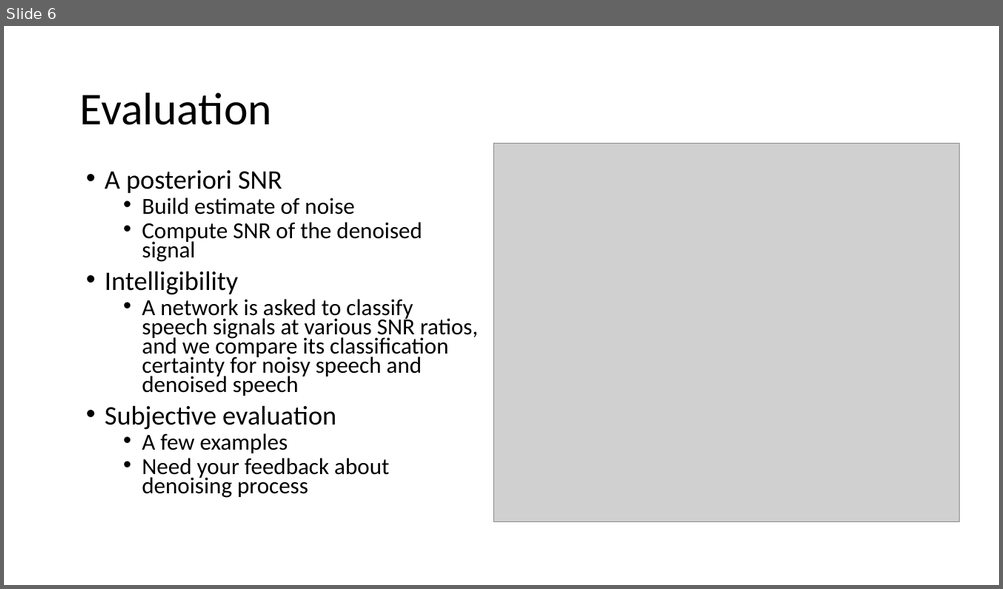
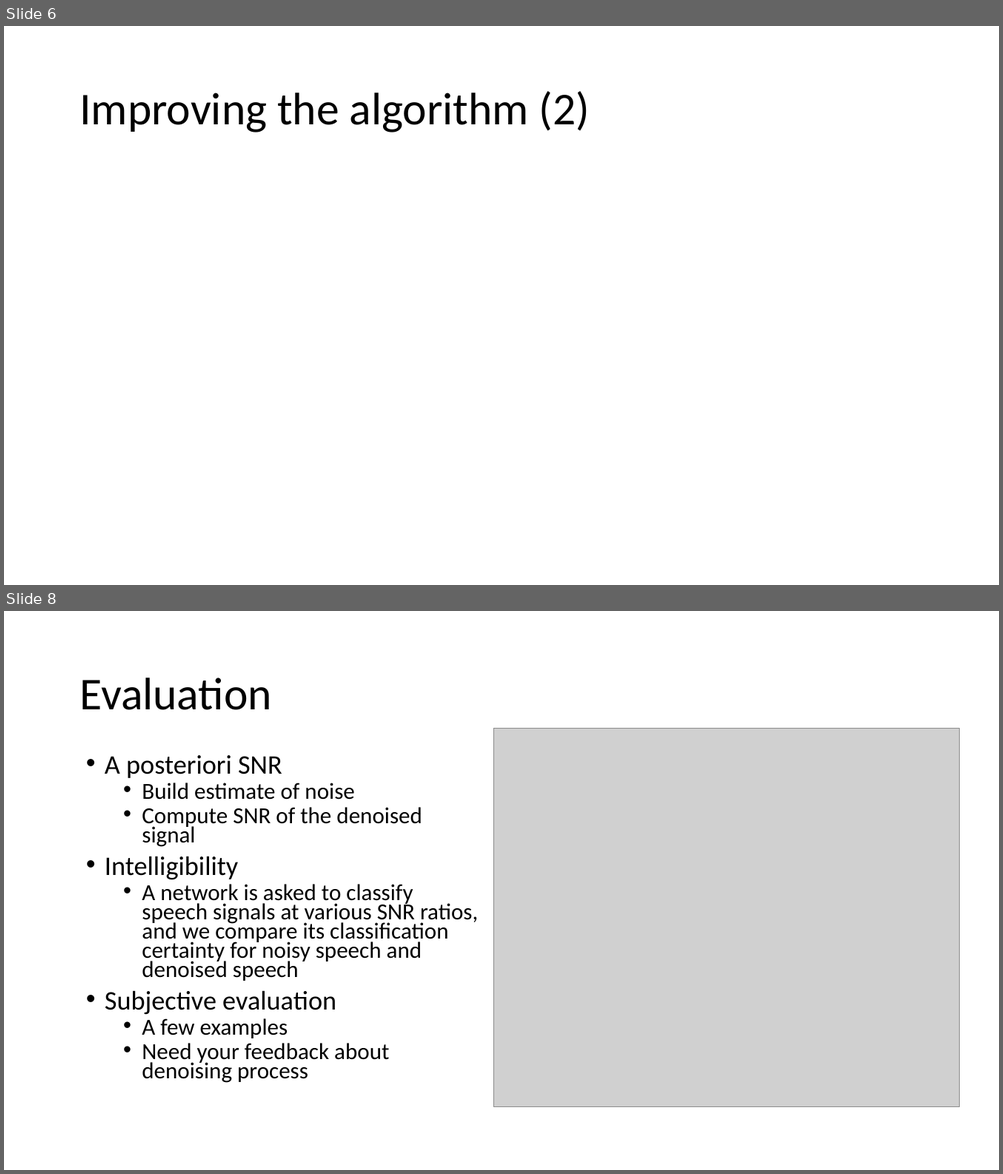
Before and after one commit to lcolbois/aasp-noise-red, a slide deck: presentation.pptx. Shown one above the other, each under a label of ours: slide 6 before the commit, slides 6 and 8 after it; the slides between them are not shown. The pictures are 1003x589 and 1003x1174 pixels, drawn with LibreOffice and Linux fonts; fonts in the diff are those of the drawing; grey boxes stand for pictures. Boxes give left, top, right and bottom in pixels: in the first picture for what was removed or moved away, otherwise in the second. Text is boxed around its words. In the diff, an @@ line names an element or a change of style, - is before the commit and + after.

```diff
--- a/presentation.pptx
+++ b/presentation.pptx
@@ slide 6 added at [4, 26, 999, 585], background #FFFFFF @@
@@ title added at [79, 91, 590, 133], 44 pt, text #000000 @@
+Improving the algorithm (2)
@@ what was slide 6 is now slide 8 @@
```
Also in this commit, not shown: 2 slides changed, 2 other slides added, 1 slide removed.
